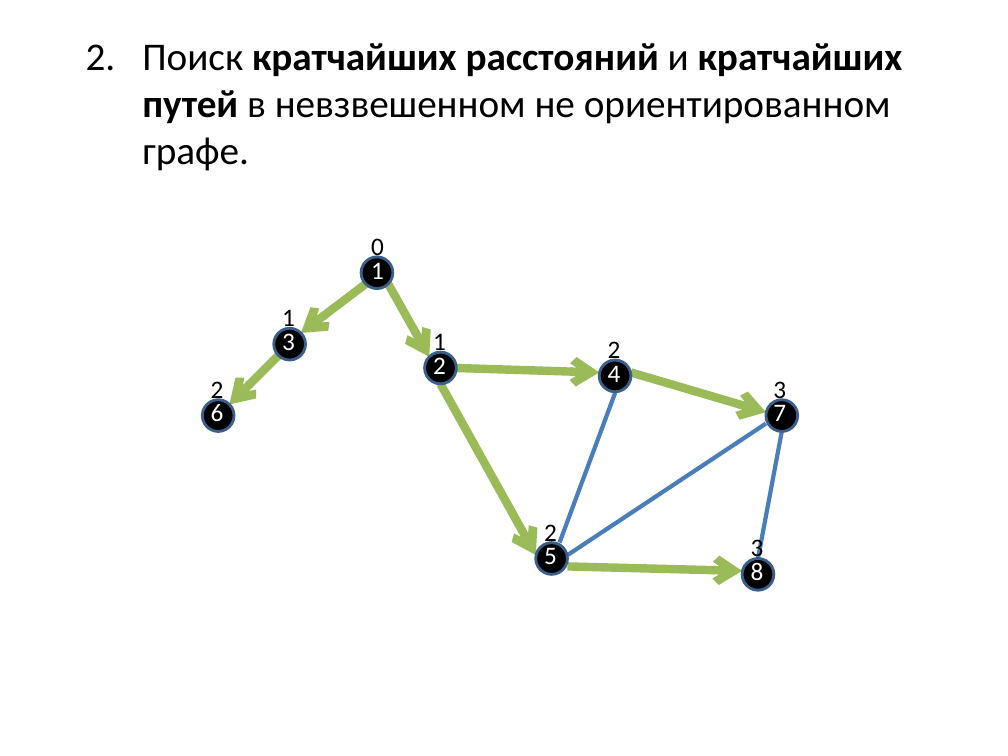
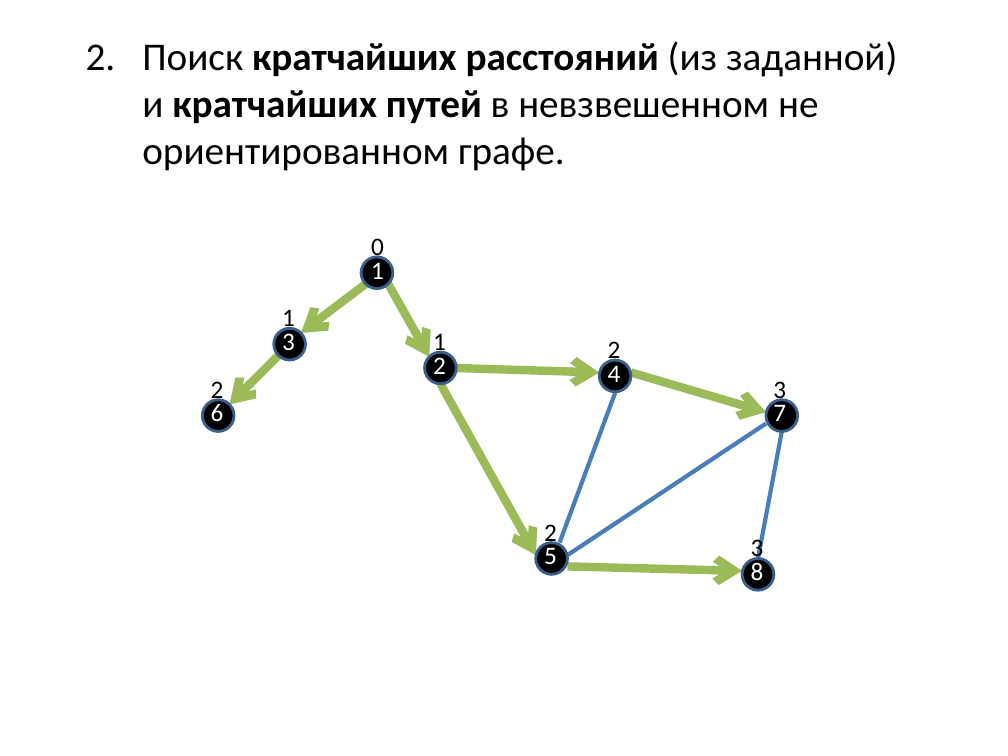
Before and after one commit to SteinbergOB/ANG, a slide deck: slide 16 of Презентации/Лекция 1.pptx. Drawn at 1008x756 pixels with LibreOffice and Linux fonts; fonts in the diff are those of the drawing. Boxes give left, top, right and bottom in pixels: in the first picture for what was removed or moved away, otherwise in the second. Text is boxed around its words. In the diff, an @@ line names an element or a change of style, - is before the commit and + after.

```diff
--- a/Презентации/Лекция 1.pptx
+++ b/Презентации/Лекция 1.pptx
@@ text at <box>142,41,897,171</box>: text changed @@
-2. Поиск кратчайших расстояний и кратчайших путей в невзвешенном не ориентированном графе.
+2. Поиск кратчайших расстояний (из заданной) и кратчайших путей в невзвешенном не ориентированном графе.
```
Also in this commit, not shown: 1 other slide changed, 1 other file.
